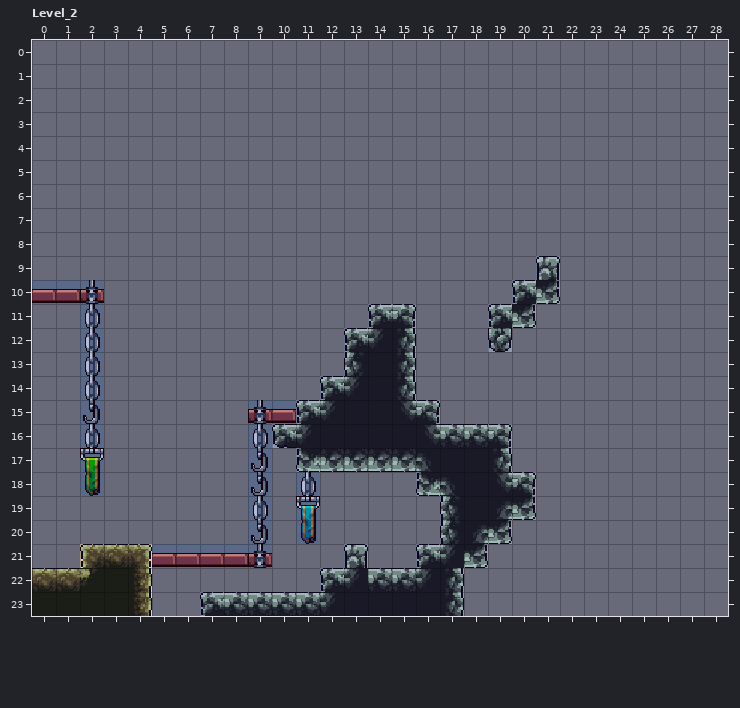
Level history. LDtk project: samples.ldtk. Above, as it was before the edit.
Cells are 16x16 px. Shown: Level_2 x 0..28, y 0..23.
Once edited:
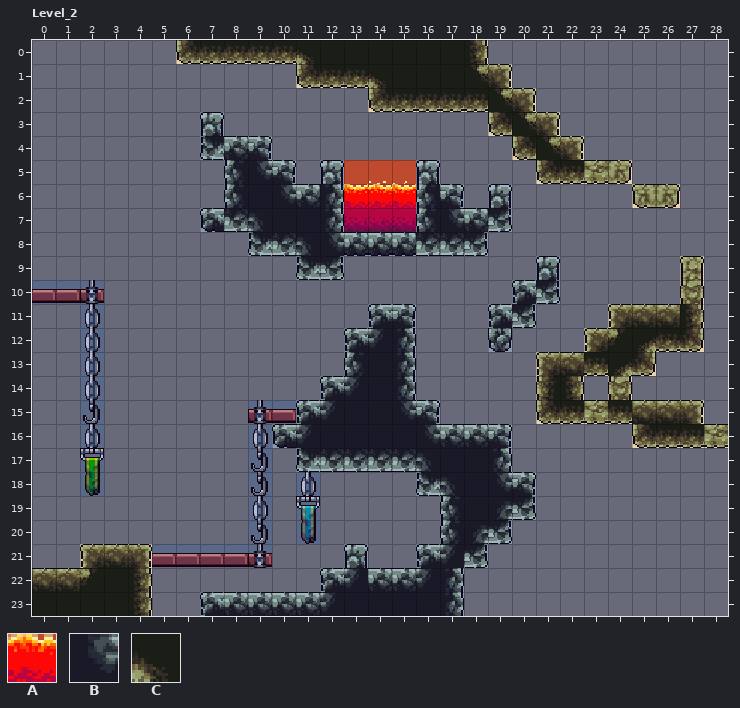
Key: from "Type_Tile": A 2 "Lava", B 3 "Stone", C 5 "Sand".
_ is an empty cell, . an unchanged one.
Change:
--- layer "Type_Tile"
@@ x 6..28 @@
- 0 _____________..........
- 1 ....._________.........
- 2 ........_______........
- 3 ._...........___.......
- 4 .___..........___......
- 5 ..___._____....____....
- 6 ..__________._.....__..
- 7 ._____________.........
- 8 ...__________..........
- 9 .....__.............._.
-10 ....................._.
-11 ..................____.
-12 ................._____.
-13 ..............._____...
-14 ...............__._....
-15 ..............._______.
-16 ...................____
+ 0 CCCCCCCCCCCCC..........
+ 1 .....CCCCCCCCC.........
+ 2 ........CCCCCCC........
+ 3 .B...........CCC.......
+ 4 .BBB..........CCC......
+ 5 ..BBB.BAAAB....CCCC....
+ 6 ..BBBBBAAABB.B.....CC..
+ 7 .BBBBBBAAABBBB.........
+ 8 ...BBBBBBBBBB..........
+ 9 .....BB..............C.
+10 .....................C.
+11 ..................CCCC.
+12 .................CCCCC.
+13 ...............CCCCC...
+14 ...............CC.C....
+15 ...............CCCCCCC.
+16 ...................CCCC
